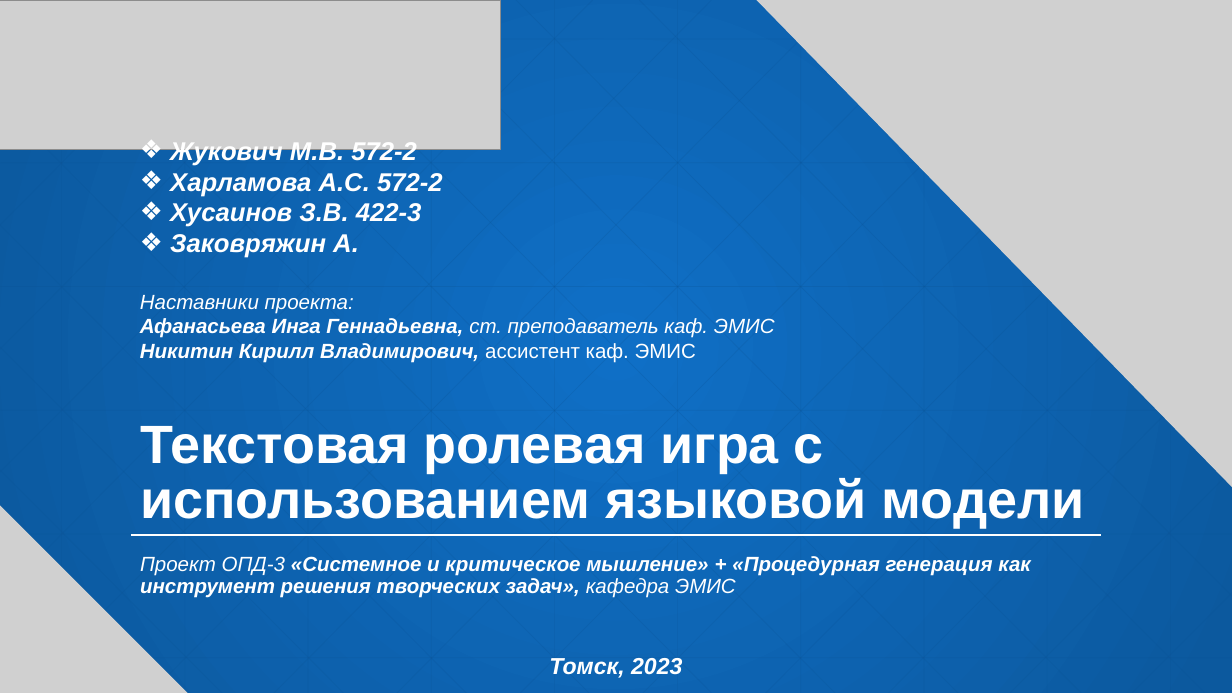
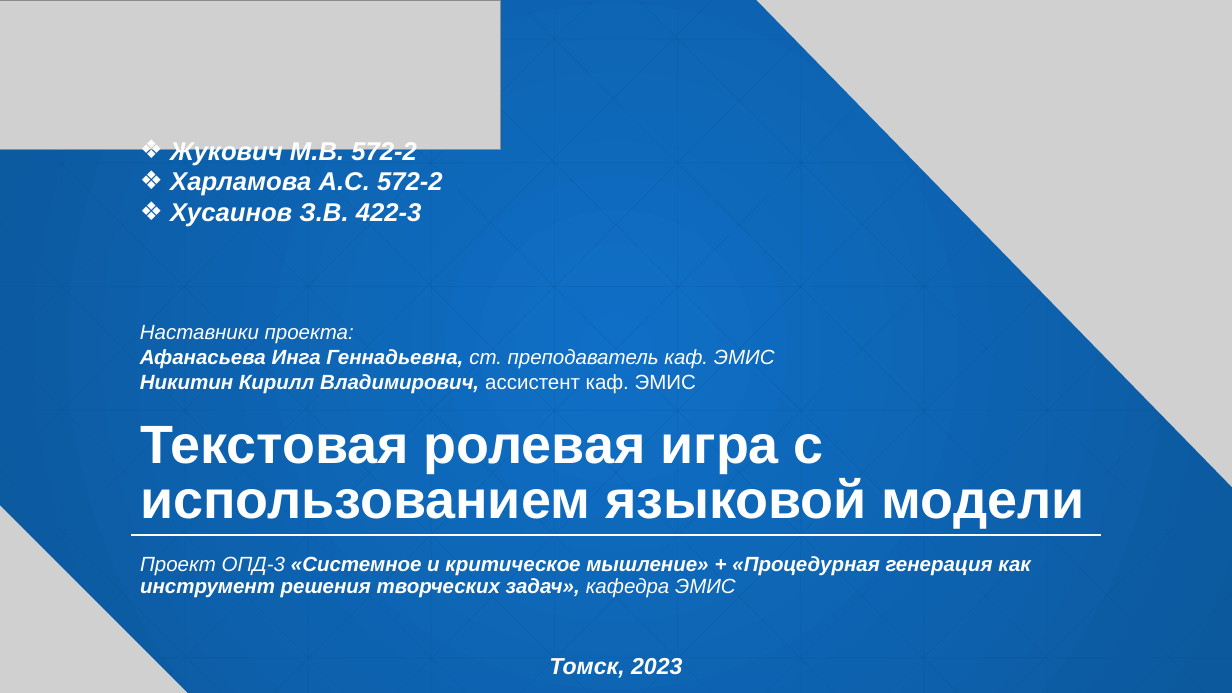
Before and after one commit to KorolOrol/OPDDungeonMaster, a slide deck: slide 1 of Презентейшн.pptx. Drawn at 1232x693 pixels with LibreOffice and Linux fonts; fonts in the diff are those of the drawing; grey boxes stand for pictures. Boxes give left, top, right and bottom in pixels: in the first picture for what was removed or moved away, otherwise in the second. Text is boxed around its words. In the diff, an @@ line names an element or a change of style, - is before the commit and + after.

```diff
--- a/Презентейшн.pptx
+++ b/Презентейшн.pptx
@@ text at <box>170,234,359,258</box>: paragraph removed @@
-❖ Заковряжин А.
```
Also in this commit, not shown: 12 other slides changed, 1 slide added, 2 other files.
